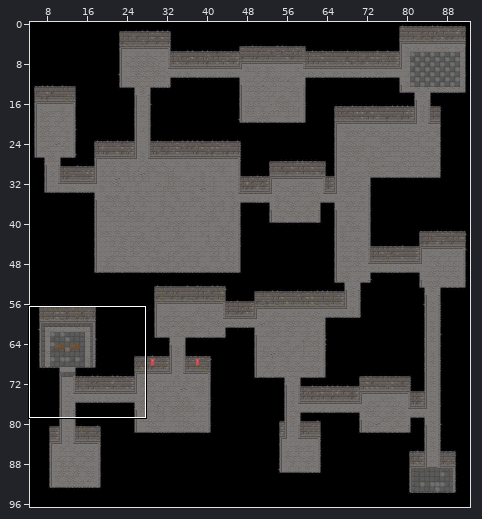
Tiled map -- IGT - Project/Maps/TestMap.tmx. The picture above shows the old version from afar; the outline marks the close-up.
Close-up. Earlier state:
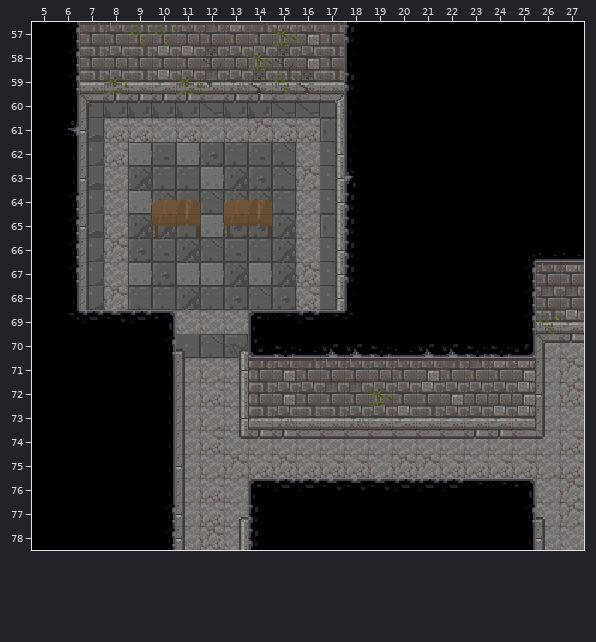
Cells are 16x16 px. Shown: x 5..27, y 57..78. The commit also changed other parts of the map, which this record leaves out.
New version:
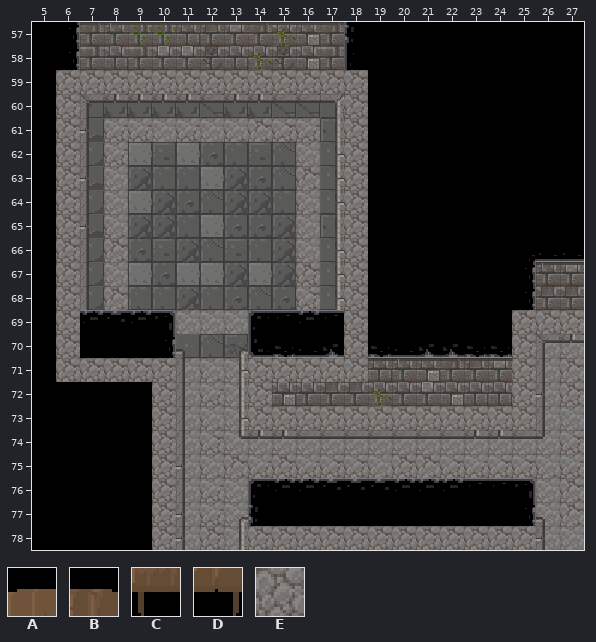
Key: from "Decorations": A 24, B 25, C 36, D 37; from "TopDownDungeon": E 0.
_ is an empty cell, . an unchanged one.
Tiles of an added or newly shown layer are drawn over the layers below it.
Commit: added collision channels
The exact change:
--- layer "Decoration"
@@ x 10..14 @@
-64 AB.AB
-65 CD.CD
+64 __.__
+65 __.__
--- layer "Collision" (now shown)
@@ x 6..27 @@
-59 _____________.........
-60 _..........._.........
-61 _..........._.........
-62 _..........._.........
-63 _..........._.........
-64 _..........._.........
-65 _..........._.........
-66 _..........._.........
-67 _..........._.........
-68 _..........._.........
-69 _..........._......___
-70 _..........._......_..
-71 _____..._____......_..
-72 ...._..._.........._..
-73 ...._...____________..
-74 ...._.................
-75 ...._.................
-76 ...._.................
-77 ...._.................
-78 ...._...____________..
+59 EEEEEEEEEEEEE.........
+60 E...........E.........
+61 E...........E.........
+62 E...........E.........
+63 E...........E.........
+64 E...........E.........
+65 E...........E.........
+66 E...........E.........
+67 E...........E.........
+68 E...........E.........
+69 E...........E......EEE
+70 E...........E......E..
+71 EEEEE...EEEEE......E..
+72 ....E...E..........E..
+73 ....E...EEEEEEEEEEEE..
+74 ....E.................
+75 ....E.................
+76 ....E.................
+77 ....E.................
+78 ....E...EEEEEEEEEEEE..
